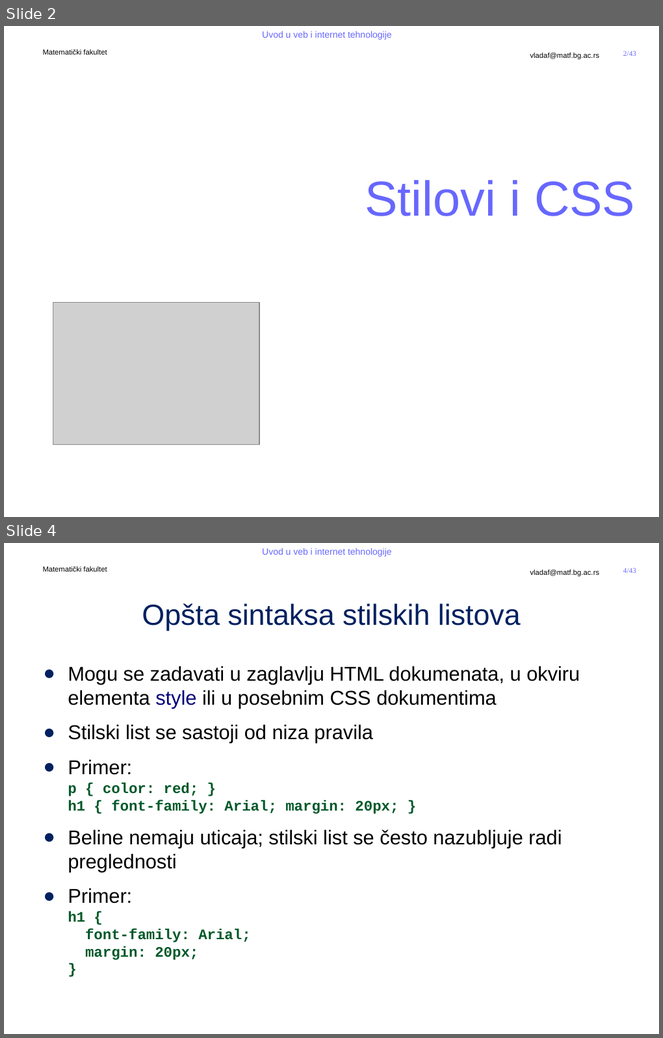
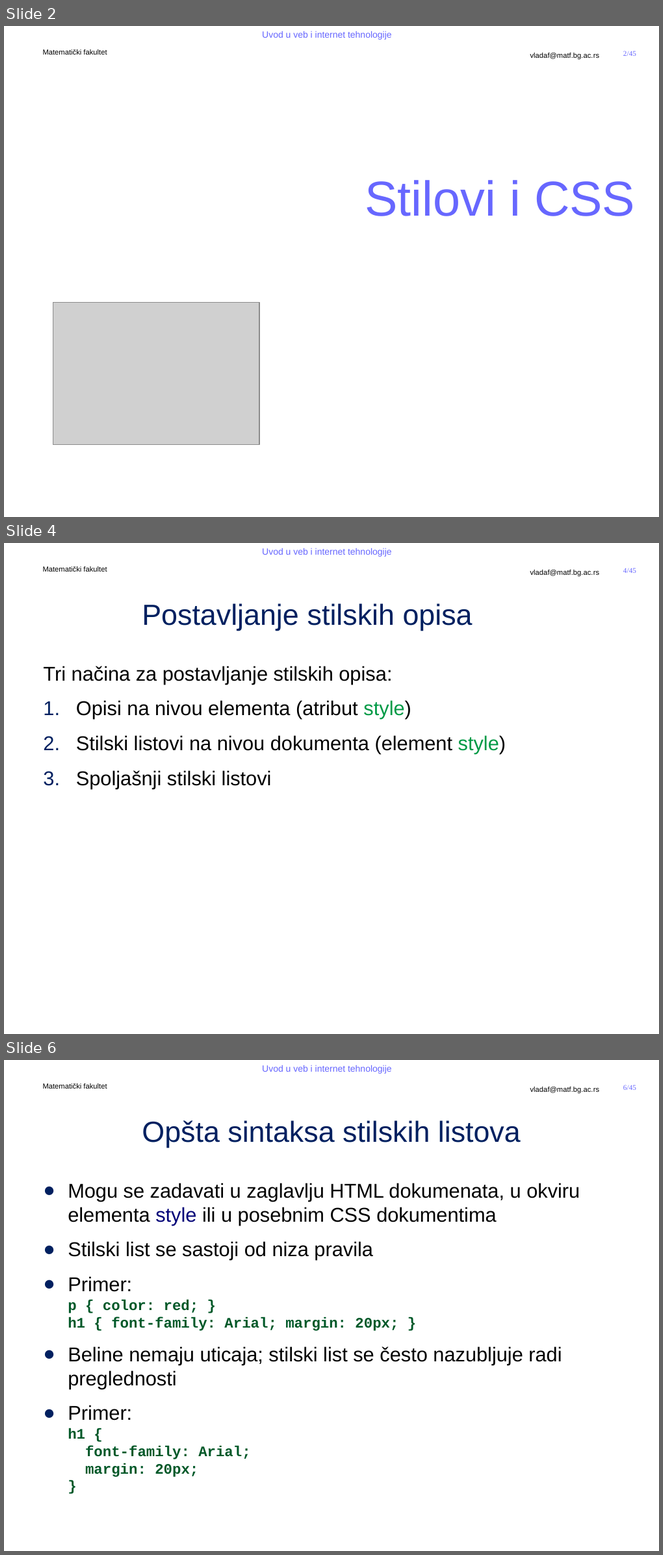
Before and after one commit to MatfUVIT/info, a slide deck: predavanja/prezentacije/UVIT04-01-Stilovi-CSS.pptx. Shown one above the other, each under a label of ours: slides 2 and 4 before the commit, slides 2, 4 and 6 after it; the slides between them are not shown. The pictures are 663x1038 and 663x1555 pixels, drawn with LibreOffice and Linux fonts; fonts in the diff are those of the drawing; grey boxes stand for pictures; background and template pictures are left out. Boxes give left, top, right and bottom in pixels: in the first picture for what was removed or moved away, otherwise in the second. Text is boxed around its words. In the diff, an @@ line names an element or a change of style, - is before the commit and + after.

```diff
--- a/predavanja/prezentacije/UVIT04-01-Stilovi-CSS.pptx
+++ b/predavanja/prezentacije/UVIT04-01-Stilovi-CSS.pptx
@@ slide 4 added at [4,543,659,1034], background #FFFFFF; not listed: 5 template elements that a slide beside it also shows @@
@@ title added at [142,603,473,631], 32 pt, text #002060 @@
+Postavljanje stilskih opisa
@@ text added at [43,666,506,789], 22 pt, text #000000 @@
+Tri načina za postavljanje stilskih opisa:
+1. Opisi na nivou elementa (atribut style)
+2. Stilski listovi na nivou dokumenta (element style)
+3. Spoljašnji stilski listovi
@@ page number at [623,51,636,56]: text changed @@
-2/43
+2/45
@@ what was slide 4 is now slide 6 @@
@@ page number at [623,1085,636,1090]: text changed @@
-4/43
+6/45
```
Also in this commit, not shown: 13 slides changed, 1 other slide added, 48 other files.
